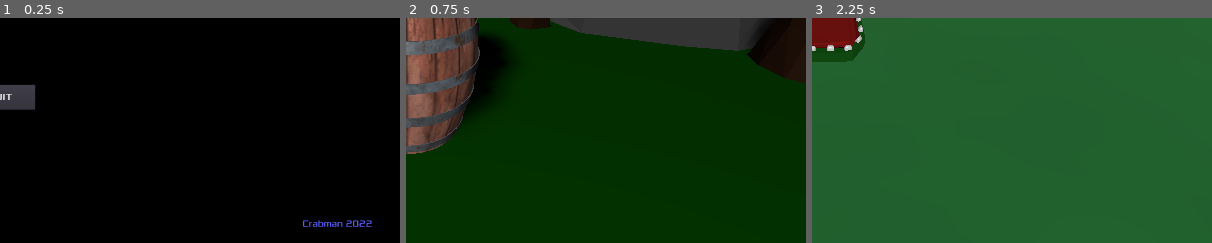
Above: before the commit, frames 1-3 (left to right).
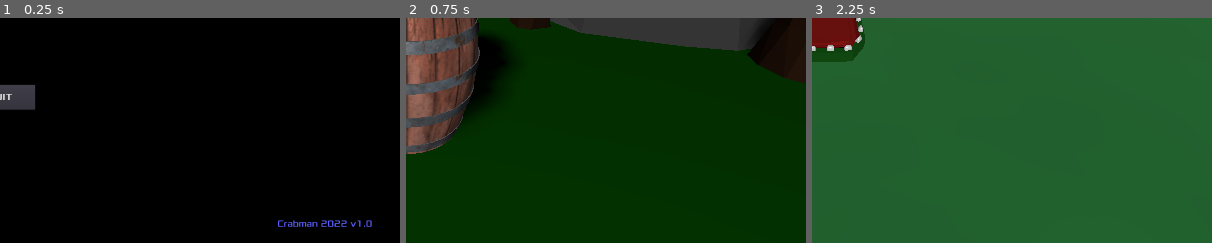
Above: after the commit, the same moments.

Repository: Crabman77/pirate-and-crocodile
Game: Godot game, scene res://scenes/Menu.tscn
The game is run twice, just before and just after one commit, with the same random seed, the same clock (stepped at 60 frames per second) and the same inputs.
Inputs:
- Up to frame 1 (0.25 s): no input
- Up to frame 2 (0.75 s): click "PIRATE" at 0.5 s
- Up to frame 3 (2.25 s): click "Menu" at 1.25 s; click "CROCODILE" at 2 s
The pictures show only the part of the screen within x 50-100%, y 50-100%; the shares and areas given below are measured in that part.

The runs differ from the first frame. In frame 1, 0.5% of the frame differs, in the area x 69-93%, y 89-93%; in frame 2, nothing differs; in frame 3, nothing differs.

Commit message:
Add version in Label and description in readme

Diff:
--- a/scenes/Menu.tscn
+++ b/scenes/Menu.tscn
@@ -95,14 +95,14 @@
 anchor_top = 1.0
 anchor_right = 1.0
 anchor_bottom = 1.0
-margin_left = -250.0
+margin_left = -330.0
 margin_top = -60.0
-margin_right = -50.0
+margin_right = -70.0
 margin_bottom = -30.0
-rect_min_size = Vector2( 200, 30 )
+rect_min_size = Vector2( 300, 30 )
 custom_colors/font_color = Color( 0.356863, 0.380392, 1, 1 )
 custom_fonts/font = ExtResource( 2 )
-text = "Crabman 2022"
+text = "Crabman 2022 v1.0"
 align = 1
 
 [connection signal="pressed" from="CanvasLayer/ButtonPirate" to="." method="_on_ButtonPirate_pressed"]
Not shown, changed: README.md
